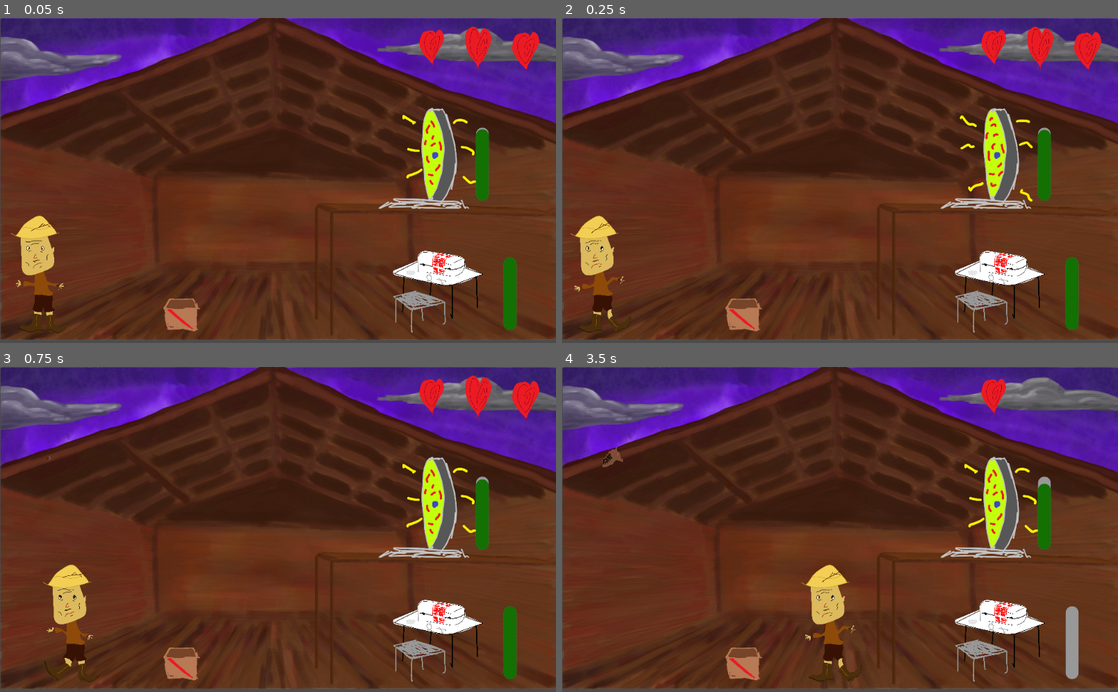
Above: before the commit, frames 1-4 (two rows, left to right).
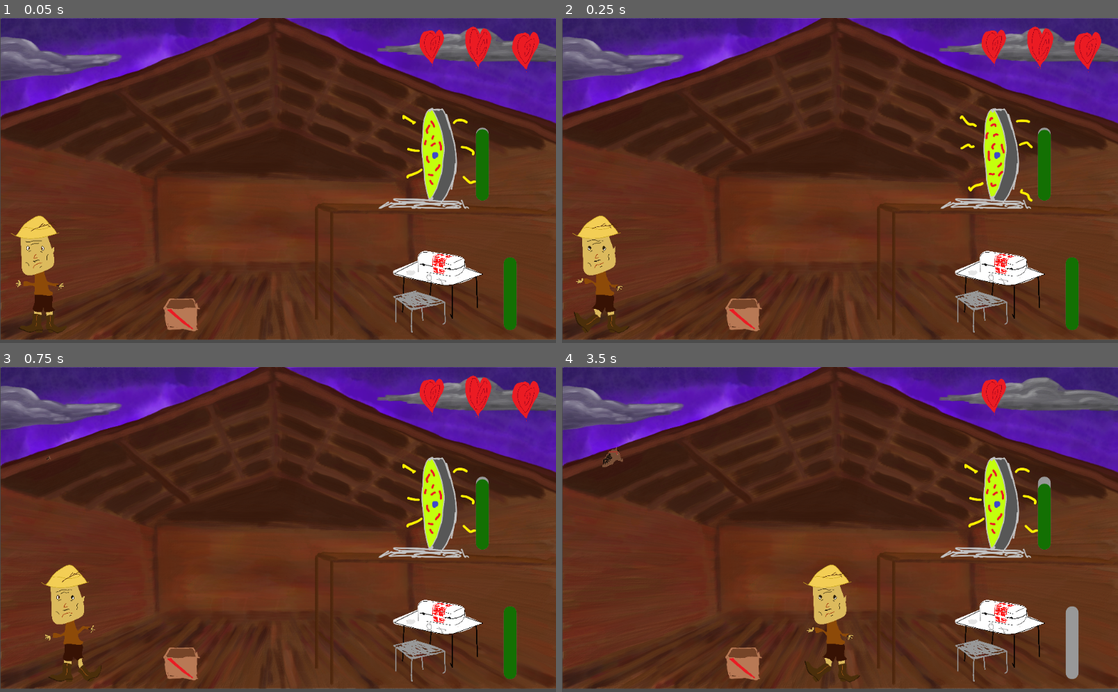
Above: after the commit, the same moments.

Repository: geojax/The-Un-Stable
Game: Godot game, scene res://Scenes/Player.tscn
Two runs of this game, one before a commit and one after it. Both use one fixed random seed, a clock stepped at 60 frames per second and the inputs below.
Inputs (mouse positions are in pixels of both pictures, inside the frame that each line leads up to):
- Up to frame 1 (0.05 s): no input
- Up to frame 2 (0.25 s): no input
- Up to frame 3 (0.75 s): hold Right (right) from 0.53 s (still down)
- Up to frame 4 (3.5 s): release Right (right) at 1.25 s; click (762, 604) at 1.27 s; type "12" at 1.35 s; hold Down (down) 2.03-2.78 s; hold Right (right) from 2.78 s (still down)

Frame 1 is identical in both runs. In frame 2, 0.6% of the frame differs, in the area x 1-13%, y 60-98%; in frame 3, 0.6%; in frame 4, 0.6%, in the area x 43-54%, y 60-98%.

Commit message:
exclam

Diff:
--- a/Scenes/Fireworks.tscn
+++ b/Scenes/Fireworks.tscn
@@ -189,7 +189,7 @@
 position = Vector2( -4.671, -1000 )
 scale = Vector2( 0.0652986, 0.0652985 )
 frames = SubResource( 5 )
-frame = 2
+frame = 1
 playing = true
 
 [node name="CPUParticles2D" type="CPUParticles2D" parent="."]
--- /dev/null
+++ b/Scenes/Horses.tscn
@@ -0,0 +1,36 @@
+[gd_scene load_steps=9 format=2]
+
+[ext_resource path="res://Art/Originalhorse.png" type="Texture" id=1]
+[ext_resource path="res://Firework1.ogg" type="AudioStream" id=2]
+[ext_resource path="res://Scripts/Horses.gd" type="Script" id=3]
+[ext_resource path="res://Art/Asset 14.png" type="Texture" id=4]
+[ext_resource path="res://Art/Asset 15.png" type="Texture" id=5]
+[ext_resource path="res://Art/Asset 17.png" type="Texture" id=6]
+[ext_resource path="res://Art/Asset 16.png" type="Texture" id=7]
+
+[sub_resource type="SpriteFrames" id=1]
+animations = [ {
+"frames": [ ExtResource( 5 ), ExtResource( 4 ), ExtResource( 7 ), ExtResource( 6 ) ],
+"loop": true,
+"name": "default",
+"speed": 8.0
+} ]
+
+[node name="Horses" type="Node2D"]
+script = ExtResource( 3 )
+
+[node name="Sprite" type="Sprite" parent="."]
+position = Vector2( 88.9254, 168.543 )
+scale = Vector2( 0.168093, 0.168093 )
+texture = ExtResource( 1 )
+offset = Vector2( 492.438, -148.28 )
+
+[node name="AudioStreamPlayer2D" type="AudioStreamPlayer2D" parent="."]
+stream = ExtResource( 2 )
+
+[node name="AnimatedSprite" type="AnimatedSprite" parent="."]
+position = Vector2( 67.7387, 305.337 )
+scale = Vector2( 0.0592307, 0.0592307 )
+frames = SubResource( 1 )
+frame = 1
+playing = true
--- a/Scenes/Player.tscn
+++ b/Scenes/Player.tscn
@@ -8,14 +8,12 @@
 [ext_resource path="res://Scripts/Medbay.gd" type="Script" id=6]
 [ext_resource path="res://Scripts/Player.gd" type="Script" id=7]
 [ext_resource path="res://Scripts/Portal.gd" type="Script" id=8]
-[ext_resource path="res://Scripts/Horses.gd" type="Script" id=9]
+[ext_resource path="res://Scenes/Horses.tscn" type="PackedScene" id=9]
 [ext_resource path="res://Art/FarmerTEMP.png" type="Texture" id=10]
-[ext_resource path="res://Art/Originalhorse.png" type="Texture" id=11]
 [ext_resource path="res://Art/Heart2.png" type="Texture" id=12]
 [ext_resource path="res://Art/Heart1.png" type="Texture" id=13]
 [ext_resource path="res://Art/Background2.png" type="Texture" id=14]
 [ext_resource path="res://Art/Background.png" type="Texture" id=15]
-[ext_resource path="res://Firework1.ogg" type="AudioStream" id=16]
 [ext_resource path="res://Art/Background V1.png" type="Texture" id=17]
 [ext_resource path="res://Art/Asset 3.png" type="Texture" id=18]
 [ext_resource path="res://Art/Asset 1.png" type="Texture" id=19]
@@ -88,26 +86,14 @@
 position = Vector2( -1.5741, 31.293 )
 scale = Vector2( 0.0850735, 0.0850735 )
 frames = SubResource( 7 )
+frame = 2
 playing = true
 
 [node name="CollisionShape2D" type="CollisionShape2D" parent="Farmer"]
 position = Vector2( 0.598755, 33.7863 )
 shape = SubResource( 2 )
 
-[node name="Horses" type="Node2D" parent="."]
-script = ExtResource( 9 )
-
-[node name="Sprite" type="Sprite" parent="Horses"]
-position = Vector2( 88.9254, 168.543 )
-scale = Vector2( 0.168093, 0.168093 )
-texture = ExtResource( 11 )
-offset = Vector2( 492.438, -148.28 )
-
-[node name="AudioStreamPlayer2D" type="AudioStreamPlayer2D" parent="Horses"]
-stream = ExtResource( 16 )
-
-[node name="FwZeroTimer" type="Timer" parent="Horses"]
-wait_time = 0.5
+[node name="Horses" parent="." instance=ExtResource( 9 )]
 
 [node name="Ladder" type="Area2D" parent="."]
 
--- a/Scripts/Horses.gd
+++ b/Scripts/Horses.gd
@@ -38,4 +38,8 @@
 
 func _process(delta):
 	$Sprite.scale = (HORSE_TIME - horseTimer.time_left) / HORSE_TIME * MAX_SPRITE_SIZE * Vector2.ONE
+	if horseTimer.time_left <= 10:
+		$AnimatedSprite.visible = true
+	else:
+		$AnimatedSprite.visible = false
 	pass
Binary file added: Art/Asset 14.png
Not shown, added: Art/Asset 14.png.import
Binary file added: Art/Asset 15.png
Not shown, added: Art/Asset 15.png.import
Binary file added: Art/Asset 16.png
Not shown, added: Art/Asset 16.png.import
Binary file added: Art/Asset 17.png
Not shown, added: Art/Asset 17.png.import
Binary file added: Art/Asset 18.png
Not shown, added: Art/Asset 18.png.import
Not shown: 1 places in Scenes/Player.tscn that only renumber resources
